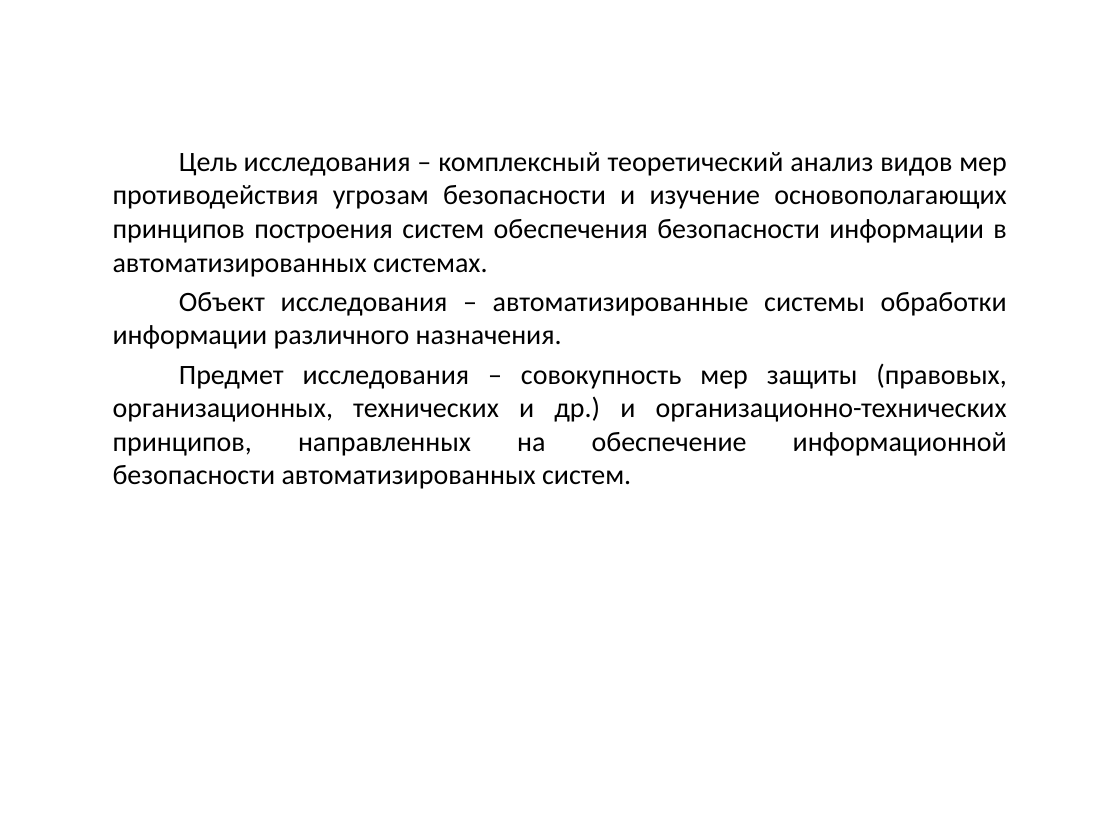
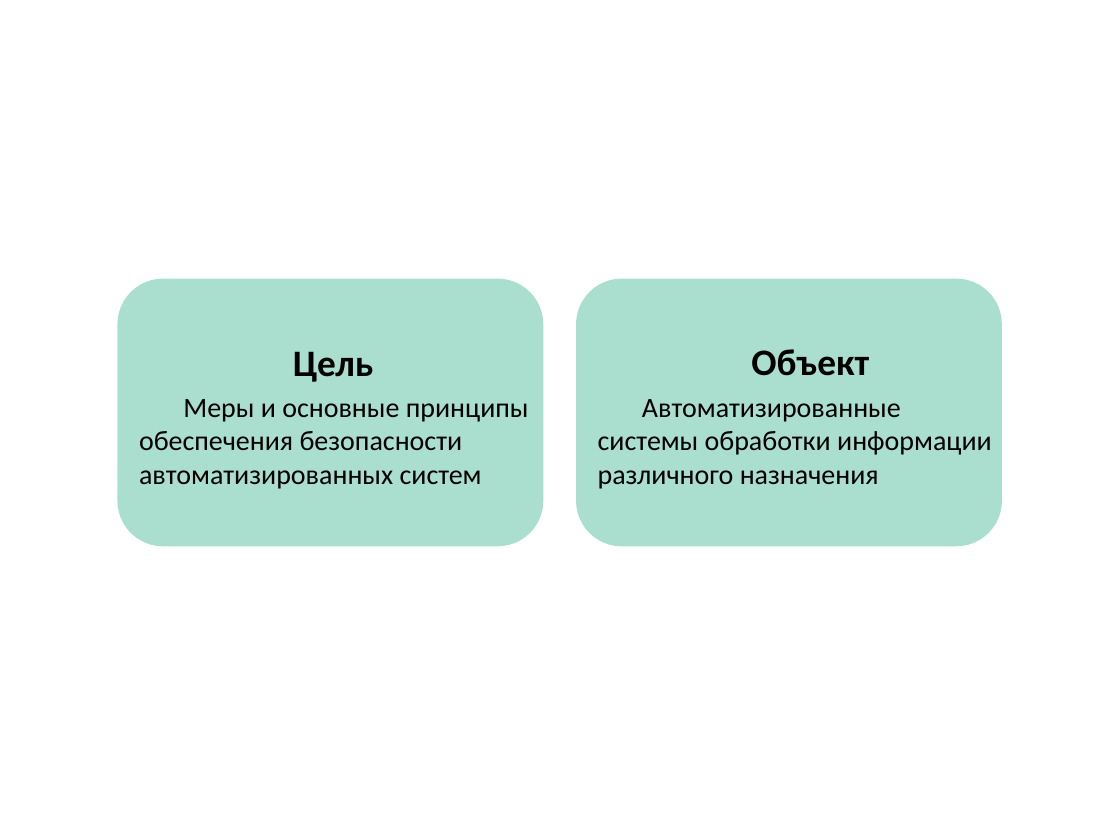
Before and after one commit to tana965/IB, a slide deck: slide 2 of Меры и основные принципы обеспечения безопасности автоматизированных.pptx (slide 3 before the commit). Drawn at 1120x840 pixels with LibreOffice and Linux fonts; fonts in the diff are those of the drawing; background and template pictures are left out. Boxes give left, top, right and bottom in pixels: in the first picture for what was removed or moved away, otherwise in the second. Text is boxed around its words. In the diff, an @@ line names an element or a change of style, - is before the commit and + after.

```diff
--- a/Меры и основные принципы обеспечения безопасности автоматизированных.pptx
+++ b/Меры и основные принципы обеспечения безопасности автоматизированных.pptx
@@ rounded rectangle added at bbox=[119, 280, 541, 544], fill #AADECF, outline #AADECF 2 pt @@
@@ rounded rectangle added at bbox=[578, 280, 1000, 544], fill #AADECF, outline #AADECF 2 pt @@
@@ text at bbox=[139, 351, 529, 489]: text changed @@
-Цель исследования – комплексный теоретический анализ видов мер противодействия угрозам безопасности и изучение основополагающих принципов построения систем обеспечения безопасности информации в автоматизированных системах.
-Объект исследования – автоматизированные системы обработки информации различного назначения.
-Предмет исследования – совокупность мер защиты (правовых, организационных, технических и др.) и организационно-технических принципов, направленных на обеспечение информационной безопасности автоматизированных систем.
+Цель
+Меры и основные принципы обеспечения безопасности автоматизированных систем
@@ text added at bbox=[598, 349, 992, 489], 18 pt, text #000000 @@
+Объект
+Автоматизированные системы обработки информации различного назначения
```
Also in this commit, not shown: 2 slides removed.
